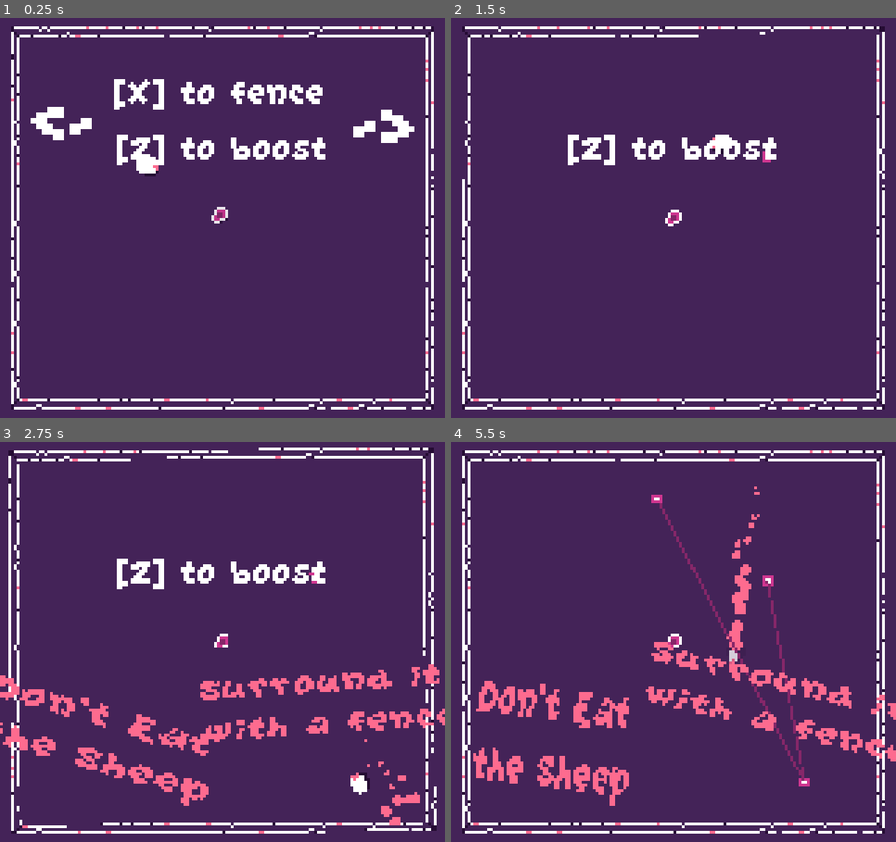
Above: before the commit, frames 1-4 (two rows, left to right).
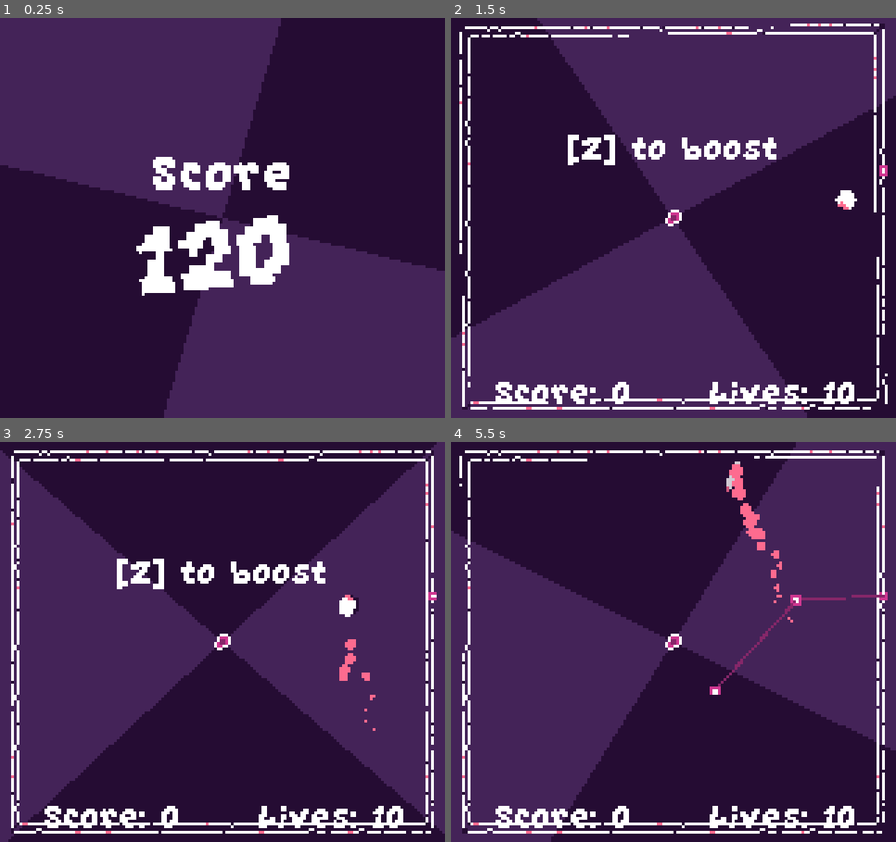
Above: after the commit, the same moments.

Repository: EdBarrancos/Signal
Game: Godot game, scene res://Game/Scenes/Game.tscn
Same seed, same stepped clock (60 frames per second), same inputs: the game is played once before the commit and once after it. Sound files missing from this copy of the repository are replaced by a short silence.
Inputs:
- Up to frame 1 (0.25 s): no input
- Up to frame 2 (1.5 s): tap Enter at 0.5 s; hold D (RIGHT) 0.53-1.28 s; hold Z (BOOST) 0.53-1.28 s; hold A (LEFT) from 1.28 s (still down); tap X (CHORD) at 1.35 s
- Up to frame 3 (2.75 s): release A (LEFT) at 2.03 s; hold D (RIGHT) from 2.03 s (still down); hold Z (BOOST) from 2.03 s (still down)
- Up to frame 4 (5.5 s): release Z (BOOST) at 2.78 s; tap X (CHORD) at 2.85, 4.35 s; release D (RIGHT) at 3.53 s; hold Z (BOOST) 3.53-4.28 s; hold A (LEFT) from 3.53 s (still down); hold Z (BOOST) from 5.03 s (still down)

The runs differ from the first frame. In frame 1, 57% of the frame differs, in the area x 0-100%, y 0-100%; in frame 2, 50%; in frame 3, 53%; in frame 4, 54%.

Commit message:
End Screen

Diff:
--- a/project/Game/Scenes/Game.tscn
+++ b/project/Game/Scenes/Game.tscn
@@ -1,7 +1,13 @@
-[gd_scene load_steps=2 format=2]
+[gd_scene load_steps=4 format=2]
 
 [ext_resource path="res://Stages/Arena/Scenes/Arena.tscn" type="PackedScene" id=1]
+[ext_resource path="res://Game/Scripts/GameManager.gd" type="Script" id=2]
+[ext_resource path="res://Stages/EndScreen/Scenes/EndScreen.tscn" type="PackedScene" id=3]
 
 [node name="Game" type="Node2D"]
+script = ExtResource( 2 )
+arena_scene = ExtResource( 1 )
+end_scene = ExtResource( 3 )
+initial_scene = 1
 
 [node name="Arena" parent="." instance=ExtResource( 1 )]
--- /dev/null
+++ b/project/Game/Scripts/GameManager.gd
@@ -0,0 +1,35 @@
+extends Node2D
+
+export var arena_scene : PackedScene
+export var end_scene : PackedScene
+
+enum Scenes {Arena, End}
+
+export(Scenes) var initial_scene
+
+onready var current_scene = $Arena
+
+func _ready():
+	update_scene(initial_scene)
+
+func set_arena_scene():
+	update_scene(Scenes.Arena)
+
+func set_ending_scene(score_value):
+	update_scene(Scenes.End)
+	current_scene.init(self, score_value)
+
+func update_scene(next_scene):
+	current_scene.queue_free()
+	set_scene(next_scene)
+
+func set_scene(scene):
+	current_scene = get_scene(scene)
+	add_child(current_scene)
+
+func get_scene(target_scene):
+	match(target_scene):
+		Scenes.Arena:
+			return arena_scene.instance()
+		Scenes.End:
+			return end_scene.instance()
--- a/project/Stages/Arena/Scenes/Arena.tscn
+++ b/project/Stages/Arena/Scenes/Arena.tscn
@@ -12,6 +12,7 @@
 [ext_resource path="res://Stages/Arena/Scripts/NormalGameState.gd" type="Script" id=10]
 [ext_resource path="res://Stages/Scenes/CameraTransiction.tscn" type="PackedScene" id=11]
 [ext_resource path="res://Plants/Scenes/PatchOfPlants.tscn" type="PackedScene" id=12]
+[ext_resource path="res://Stages/Scenes/Background.tscn" type="PackedScene" id=13]
 [ext_resource path="res://Stages/Arena/Scripts/CanvasLayer.gd" type="Script" id=14]
 [ext_resource path="res://fonts/GrapeSoda.ttf" type="DynamicFontData" id=15]
 
@@ -305,6 +306,12 @@
 [node name="Arena" type="Node2D"]
 script = ExtResource( 3 )
 
+[node name="Background" parent="." instance=ExtResource( 13 )]
+margin_left = -25.0
+margin_top = -22.0
+margin_right = 185.0
+margin_bottom = 166.0
+
 [node name="Boundaries" type="Node2D" parent="."]
 
 [node name="Walls" type="StaticBody2D" parent="Boundaries"]
@@ -334,6 +341,7 @@
 
 [node name="GameStates" type="Node" parent="."]
 script = ExtResource( 5 )
+states_paths = [ NodePath("InitialGameState"), NodePath("NormalGameState") ]
 
 [node name="InitialGameState" type="Node" parent="GameStates"]
 script = ExtResource( 6 )
@@ -362,7 +370,7 @@
 position = Vector2( 80, 72 )
 rotating = true
 current = true
-zoom = Vector2( 1.1, 1.1 )
+zoom = Vector2( 1.3, 1.3 )
 script = ExtResource( 2 )
 maxOffSet = 12
 maxAngle = 18
@@ -414,4 +422,5 @@
 [connection signal="collision" from="Player" to="." method="_on_Player_collision"]
 [connection signal="new_fence" from="Player" to="." method="_on_Player_new_fence"]
 [connection signal="spawn_pin" from="Player" to="." method="_on_Player_spawn_pin"]
+[connection signal="all_states_finished" from="GameStates" to="." method="_on_GameStates_all_states_finished"]
 [connection signal="finished" from="GameStates/NormalGameState/CameraTransiction" to="GameStates/NormalGameState" method="_on_CameraTransiction_finished"]
--- a/project/Stages/Arena/Scripts/Arena.gd
+++ b/project/Stages/Arena/Scripts/Arena.gd
@@ -5,8 +5,10 @@
 ############
 
 onready var notes_node = $Notes
+onready var game_states = $GameStates
 
-onready var game_states = $GameStates
+# Ugly, get an actual score manager
+onready var score_manager = $GameStates/NormalGameState/CanvasLayer
 
 ###########
 #VARIABLES#
@@ -54,3 +56,7 @@
 
 func _on_Player_new_fence(fence):
 	active_fences.append(fence)
+
+
+func _on_GameStates_all_states_finished():
+	get_parent().set_ending_scene(score_manager.score_points)
--- a/project/Stages/Arena/Scripts/CanvasLayer.gd
+++ b/project/Stages/Arena/Scripts/CanvasLayer.gd
@@ -10,7 +10,7 @@
 func _ready():
 	pass
 
-func init(parent):
+func init(_parent):
 	pass
 
 func set_score(val):
--- a/project/Stages/Arena/Scripts/GameStates.gd
+++ b/project/Stages/Arena/Scripts/GameStates.gd
@@ -1,14 +1,17 @@
 extends Node
 
+signal all_states_finished
+
 export(int) var starting_state_index = 0
-onready var states = []
+export(Array, NodePath) var states_paths
+var states
 
 var current_state : GameState
 
 func _ready():
-	for state in self.get_children():
-		states.append(state)
-		state.stop()
+	states = []
+	for state_path in states_paths:
+		states.push_back(get_node(state_path))
 
 func init():
 	jump_start_state(starting_state_index)
@@ -18,6 +21,7 @@
 
 func start_next_state(state_index):
 	if state_index + 1 >= len(states):
+		emit_signal("all_states_finished")
 		start_state(0)
 		return
 	start_state(state_index + 1)
--- a/project/Stages/Arena/Scripts/NormalGameState.gd
+++ b/project/Stages/Arena/Scripts/NormalGameState.gd
@@ -16,7 +16,7 @@
 	pass
 
 func start():
-	camera_transition.init_transition(4)
+	camera_transition.init_transition(2)
 
 func stop():
 	score_lives_label.hide()
--- /dev/null
+++ b/project/Stages/EndScreen/Scenes/EndScreen.tscn
@@ -0,0 +1,97 @@
+[gd_scene load_steps=7 format=2]
+
+[ext_resource path="res://fonts/GrapeSoda.ttf" type="DynamicFontData" id=1]
+[ext_resource path="res://Stages/EndScreen/Scripts/EndScreen.gd" type="Script" id=2]
+[ext_resource path="res://Stages/Scenes/Background.tscn" type="PackedScene" id=3]
+
+[sub_resource type="DynamicFont" id=4]
+font_data = ExtResource( 1 )
+
+[sub_resource type="Animation" id=2]
+length = 0.001
+tracks/0/type = "value"
+tracks/0/path = NodePath("ActualScoreLabel:rotation_degrees")
+tracks/0/interp = 1
+tracks/0/loop_wrap = true
+tracks/0/imported = false
+tracks/0/enabled = true
+tracks/0/keys = {
+"times": PoolRealArray( 0 ),
+"transitions": PoolRealArray( 1 ),
+"update": 0,
+"values": [ -15.0 ]
+}
+
+[sub_resource type="Animation" id=3]
+resource_name = "Score"
+length = 1.5
+loop = true
+step = 0.05
+tracks/0/type = "value"
+tracks/0/path = NodePath("ActualScoreLabel:rotation_degrees")
+tracks/0/interp = 2
+tracks/0/loop_wrap = true
+tracks/0/imported = false
+tracks/0/enabled = true
+tracks/0/keys = {
+"times": PoolRealArray( 0, 0.75, 1.5 ),
+"transitions": PoolRealArray( 1, 1, 1 ),
+"update": 0,
+"values": [ -15.0, 15.0, -15.0 ]
+}
+
+[node name="EndScreen" type="Node2D"]
+script = ExtResource( 2 )
+
+[node name="Background" parent="." instance=ExtResource( 3 )]
+
+[node name="HighScoreLabel" type="Node2D" parent="."]
+position = Vector2( 80, 52 )
+scale = Vector2( 1.5, 1.5 )
+__meta__ = {
+"_edit_group_": true
+}
+
+[node name="RichTextLabel" type="RichTextLabel" parent="HighScoreLabel"]
+margin_left = -23.3333
+margin_top = -9.33333
+margin_right = 22.6667
+margin_bottom = 8.66667
+rect_pivot_offset = Vector2( 23.3333, 9.33333 )
+custom_fonts/normal_font = SubResource( 4 )
+bbcode_enabled = true
+bbcode_text = "[center][wave amp=40.0 freq=4.0]Score[/wave][/center]"
+text = "Score"
+fit_content_height = true
+scroll_active = false
+
+[node name="AnimationPlayer" type="AnimationPlayer" parent="."]
+autoplay = "Score"
+anims/RESET = SubResource( 2 )
+anims/Score = SubResource( 3 )
+
+[node name="ActualScoreLabel" type="Node2D" parent="."]
+position = Vector2( 80, 88 )
+rotation = -0.261799
+scale = Vector2( 3, 3 )
+__meta__ = {
+"_edit_group_": true
+}
+
+[node name="RichTextLabel" type="RichTextLabel" parent="ActualScoreLabel"]
+margin_left = -27.0
+margin_top = -9.0
+margin_right = 27.0
+margin_bottom = 8.0
+rect_pivot_offset = Vector2( 27, 9 )
+custom_fonts/normal_font = SubResource( 4 )
+bbcode_enabled = true
+bbcode_text = "[center]120[/center]"
+text = "120"
+
+[node name="Timer" type="Timer" parent="."]
+wait_time = 0.2
+one_shot = true
+autostart = true
+
+[connection signal="timeout" from="Timer" to="." method="_on_Timer_timeout"]
--- /dev/null
+++ b/project/Stages/EndScreen/Scripts/EndScreen.gd
@@ -0,0 +1,26 @@
+extends Node2D
+
+onready var score_label = $ActualScoreLabel
+onready var score_value_label = $ActualScoreLabel/RichTextLabel
+
+export var score_value = 120
+
+onready var can_skip = false
+
+func _ready():
+	score_value_label.bbcode_text = "[center]" + str(score_value) + "[/center]"
+
+func init(_parent, new_score_value):
+	score_value = new_score_value
+	score_value_label.bbcode_text = "[center]" + str(score_value) + "[/center]"
+
+func _input(event):
+	if event is InputEventKey:
+		skip()
+
+func skip():
+	if can_skip:
+		get_parent().set_arena_scene()
+
+func _on_Timer_timeout():
+	can_skip = true
--- /dev/null
+++ b/project/Stages/Scenes/Background.tscn
@@ -0,0 +1,85 @@
+[gd_scene load_steps=5 format=2]
+
+[sub_resource type="Shader" id=5]
+code = "shader_type canvas_item;
+
+uniform vec4 first_color : hint_color;
+uniform vec4 second_color : hint_color;
+
+uniform float angle = 1.57079632679;
+uniform float angle_tmp = 0;
+uniform float tmp = 0;
+
+const float PI = 3.14159265358979323846;
+
+
+void fragment() {
+	vec2 line_1 = vec2(cos(angle), sin(angle));
+	vec2 line_2 = vec2(cos(angle + PI/2.0), sin(angle + PI/2.0));
+
+	if (UV.x * line_1.x + ((line_1.y - line_1.x)/2.0) <= UV.y * line_1.y &&
+		UV.x * line_2.x + ((line_2.y - line_2.x)/2.0) <= UV.y * line_2.y) {
+		COLOR = first_color;
+	} else if (UV.x * line_1.x + ((line_1.y - line_1.x)/2.0) > UV.y * line_1.y &&
+		UV.x * line_2.x + ((line_2.y - line_2.x)/2.0) > UV.y * line_2.y) {
+		COLOR = first_color;
+	} else if (UV.x * line_1.x + ((line_1.y - line_1.x)/2.0) <= UV.y * line_1.y &&
+		UV.x * line_2.x + ((line_2.y - line_2.x)/2.0) > UV.y * line_2.y) {
+		COLOR = second_color;
+	} else if (UV.x * line_1.x + ((line_1.y - line_1.x)/2.0) > UV.y * line_1.y &&
+		UV.x * line_2.x + ((line_2.y - line_2.x)/2.0) <= UV.y * line_2.y) {
+		COLOR = second_color;
+	}
+}"
+
+[sub_resource type="ShaderMaterial" id=6]
+shader = SubResource( 5 )
+shader_param/first_color = Color( 0.741176, 0.215686, 0.215686, 0 )
+shader_param/second_color = Color( 0.14902, 0.0509804, 0.203922, 1 )
+shader_param/angle = 1.5708
+shader_param/angle_tmp = 3.039
+shader_param/tmp = 0.646
+
+[sub_resource type="Animation" id=7]
+resource_name = "Move"
+length = 3.0
+loop = true
+tracks/0/type = "value"
+tracks/0/path = NodePath(".:material:shader_param/angle")
+tracks/0/interp = 1
+tracks/0/loop_wrap = true
+tracks/0/imported = false
+tracks/0/enabled = true
+tracks/0/keys = {
+"times": PoolRealArray( 0, 3 ),
+"transitions": PoolRealArray( 1, 1 ),
+"update": 0,
+"values": [ 1.5708, -4.715 ]
+}
+
+[sub_resource type="Animation" id=8]
+length = 0.001
+tracks/0/type = "value"
+tracks/0/path = NodePath(".:material:shader_param/angle")
+tracks/0/interp = 1
+tracks/0/loop_wrap = true
+tracks/0/imported = false
+tracks/0/enabled = true
+tracks/0/keys = {
+"times": PoolRealArray( 0 ),
+"transitions": PoolRealArray( 1 ),
+"update": 0,
+"values": [ 1.5708 ]
+}
+
+[node name="Background" type="ColorRect"]
+material = SubResource( 6 )
+margin_right = 160.0
+margin_bottom = 144.0
+color = Color( 0.364706, 0.054902, 0.054902, 0 )
+
+[node name="AnimationPlayer" type="AnimationPlayer" parent="."]
+autoplay = "Move"
+playback_speed = 0.5
+anims/Move = SubResource( 7 )
+anims/RESET = SubResource( 8 )
--- a/project/project.godot
+++ b/project/project.godot
@@ -48,6 +48,10 @@
 window/size/test_height=1008
 window/stretch/mode="viewport"
 window/stretch/aspect="keep"
+
+[global]
+
+wind=false
 
 [gui]
 
Not shown: 1 places in project/Stages/Arena/Scenes/Arena.tscn that only renumber resources
